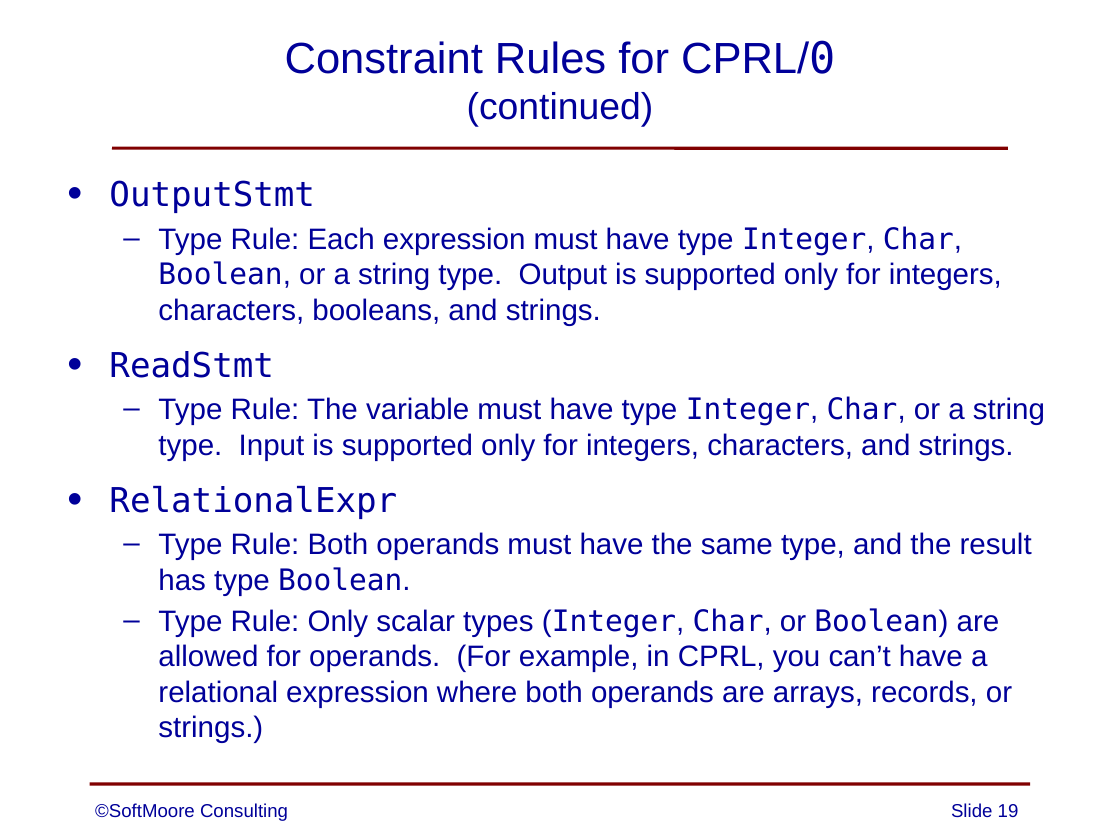
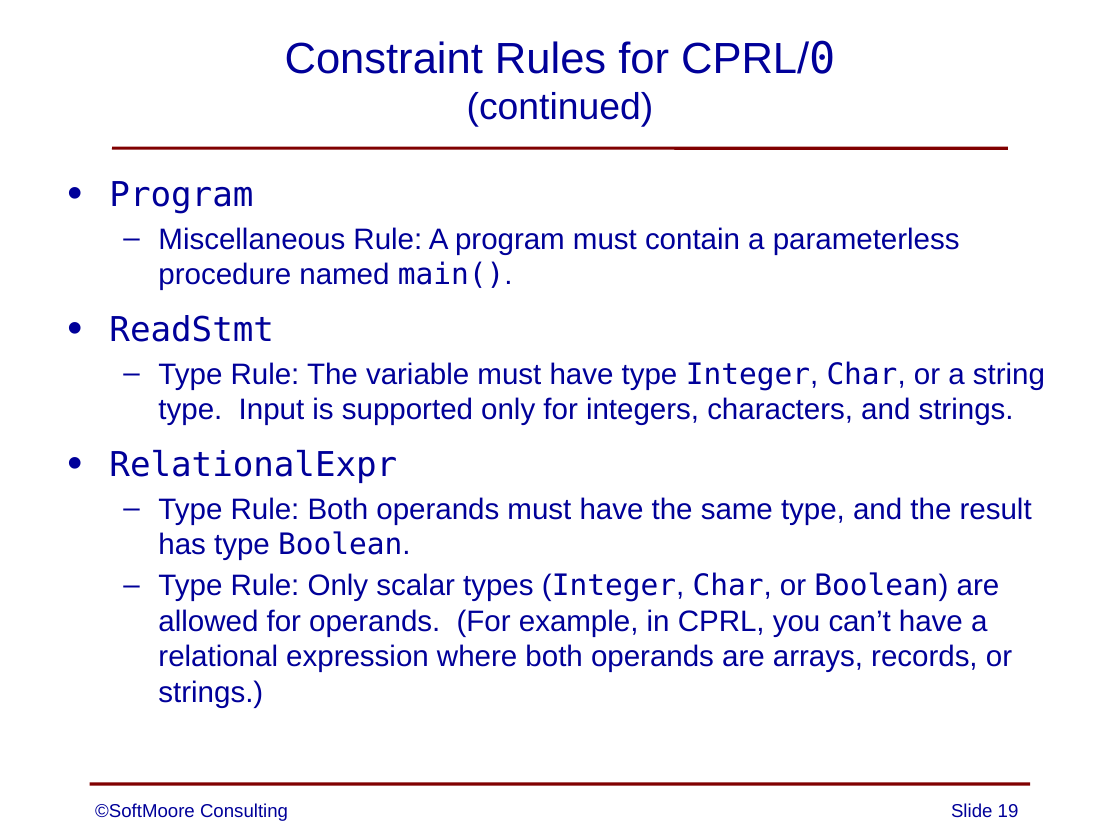
Before and after one commit to SoftMoore/CPRL-Java-4th, a slide deck: slide 19 of PowerPoints/09 - Constraint Analysis.pptx. Drawn at 1120x840 pixels with LibreOffice and Linux fonts; fonts in the diff are those of the drawing. Boxes give left, top, right and bottom in pixels: in the first picture for what was removed or moved away, otherwise in the second. Text is boxed around its words. In the diff, an @@ line names an element or a change of style, - is before the commit and + after.

```diff
--- a/PowerPoints/09 - Constraint Analysis.pptx
+++ b/PowerPoints/09 - Constraint Analysis.pptx
@@ text at (109, 181, 960, 290): text changed @@
-• OutputStmt
-  – Type Rule: Each expression must have type Integer, Char, Boolean, or a string type. Output is supported only for integers, characters, booleans, and strings.
+• Program
+  – Miscellaneous Rule: A program must contain a parameterless procedure named main().
```
Also in this commit, not shown: 5 other slides changed.
